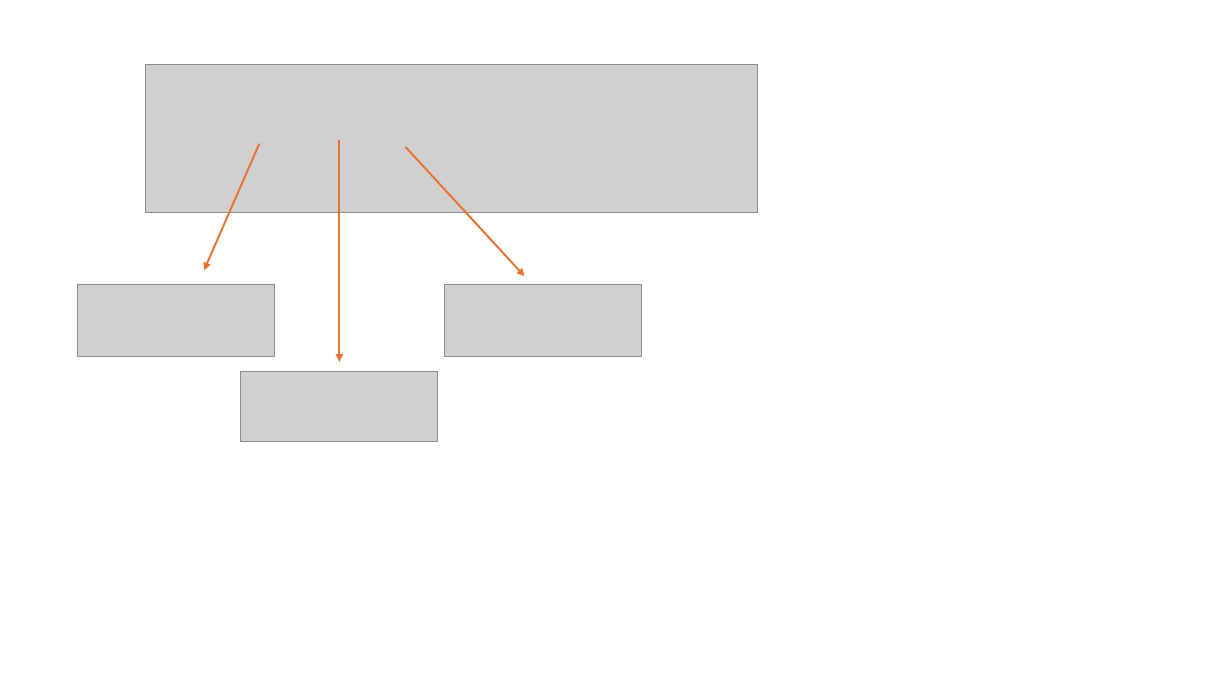
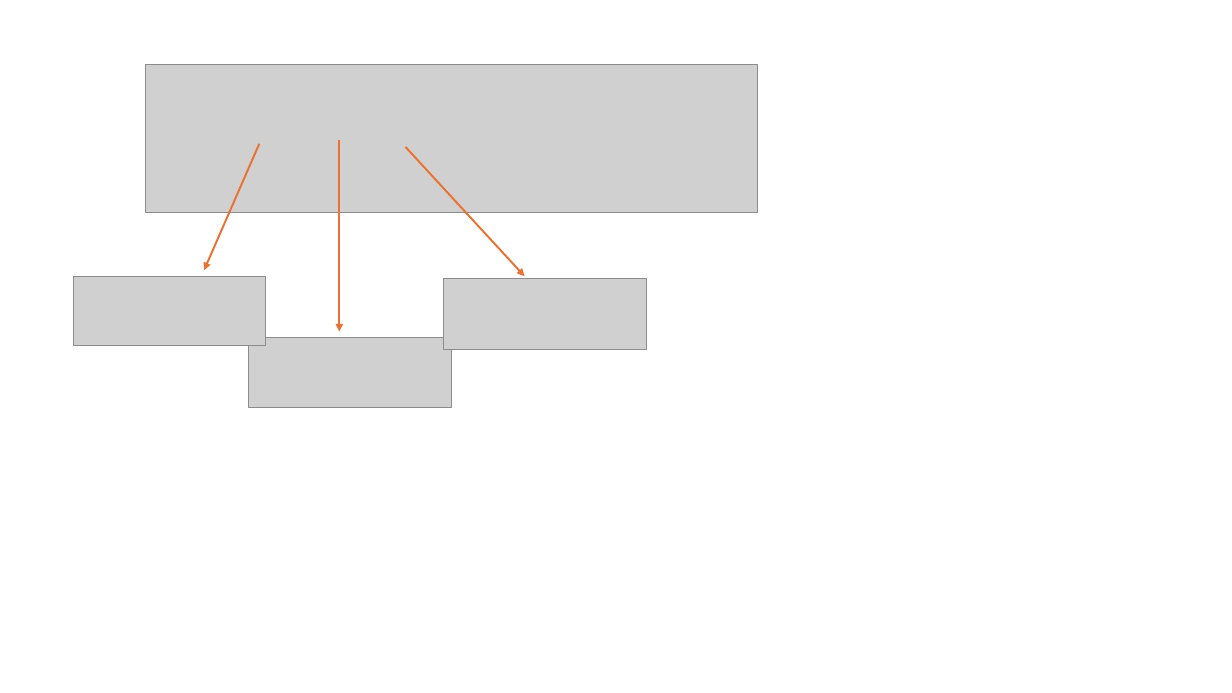
Before and after one commit to camunda/camunda-platform-tutorials, a slide deck: slide 1 of examples/orchestrator-agent/docs/orchestrator-agent.pptx. Drawn at 1232x693 pixels with LibreOffice and Linux fonts; fonts in the diff are those of the drawing; grey boxes stand for pictures. Boxes give left, top, right and bottom in pixels: in the first picture for what was removed or moved away, otherwise in the second. Text is boxed around its words. In the diff, an @@ line names an element or a change of style, - is before the commit and + after.

```diff
--- a/examples/orchestrator-agent/docs/orchestrator-agent.pptx
+++ b/examples/orchestrator-agent/docs/orchestrator-agent.pptx
@@ arrow moved from (339, 140) - (339, 362) to (339, 140) - (339, 332) @@
@@ picture: place and size @@
-picture at [78, 285, 274, 357]
+picture at [74, 276, 265, 346]
@@ picture: place and size @@
-picture at [445, 285, 641, 358]
+picture at [444, 279, 646, 350]
@@ picture added at [249, 338, 451, 408] @@
@@ picture removed at [241, 372, 438, 442] @@
```
Also in this commit, not shown: 12 other files.
